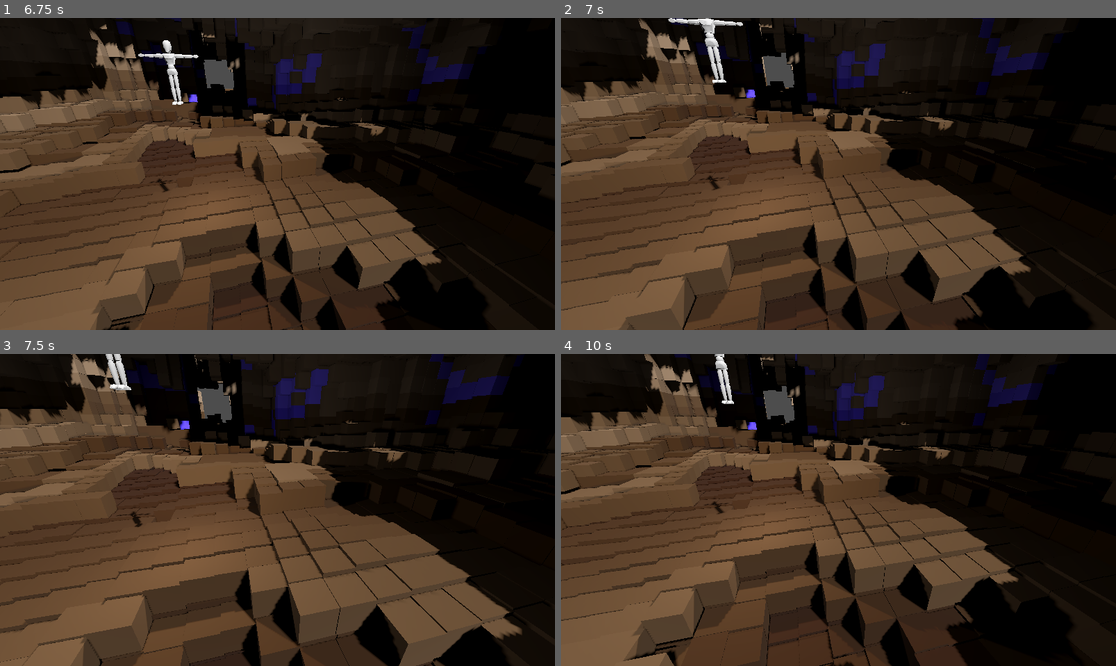
Above: before the commit, frames 1-4 (two rows, left to right).
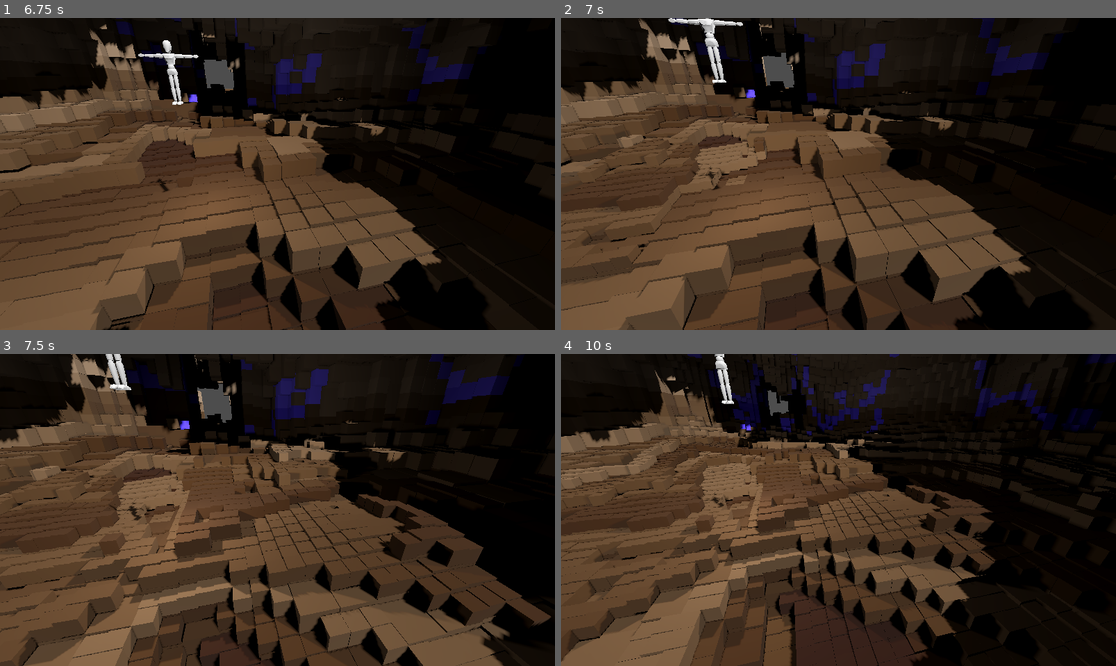
Above: after the commit, the same moments.

Repository: CodedNil/TestingVoxels
Game: Godot game, scene res://main_scene.tscn
Two runs of this game, one before a commit and one after it. Both use one fixed random seed, a clock stepped at 60 frames per second and the inputs below.
Inputs (mouse positions are in pixels of both pictures, inside the frame that each line leads up to):
- Up to frame 1 (6.75 s): tap Enter at 0.5 s; move the mouse to (399, 158) at 0.52 s; hold D 0.53-1.25 s; tap Q at 0.6, 3.6, 6.6 s; click (399, 158) at 0.67 s; drag from (166, 189) to (249, 236) at 1.27 s; tap Space at 2 s; move the mouse to (333, 105) at 2.02 s; hold D 2.03-2.75 s; tap Shift at 2.1, 5.1 s; drag from (249, 236) to (111, 127) at 2.77 s; move the mouse to (444, 220) at 3.52 s; hold A 3.53-4.25 s; drag from (111, 127) to (194, 96) at 4.27 s; move the mouse to (305, 174) at 5.02 s; hold S 5.03-5.75 s; click (305, 174) at 5.17 s; drag from (194, 96) to (166, 189) at 5.77 s; move the mouse to (399, 158) at 6.52 s; hold W from 6.53 s (still down)
- Up to frame 2 (7 s): keep holding W
- Up to frame 3 (7.5 s): release W at 7.25 s; drag from (166, 525) to (249, 572) at 7.27 s
- Up to frame 4 (10 s): tap Enter at 8 s; move the mouse to (894, 441) at 8.02 s; hold S 8.03-8.75 s; tap Shift at 8.1 s; drag from (810, 572) to (672, 463) at 8.77 s; move the mouse to (1005, 556) at 9.52 s; hold W from 9.53 s (still down); tap Q at 9.6 s; click (1005, 556) at 9.67 s

Frame 1 is identical in both runs. In frame 2, 2.8% of the frame differs, in the area x 0-38%, y 37-86%; in frame 3, 27%; in frame 4, 30%, in the area x 0-100%, y 0-100%.

Commit message:
Corridors much closer to usable

Diff:
--- a/voxel_gen.gd
+++ b/voxel_gen.gd
@@ -1,6 +1,6 @@
 extends Node3D
 
-const chunkSize: int = 16
+const chunkSize: float = 16.0
 const largestVoxelSize: float = 4.0
 const smallestVoxelSize: float = 0.25
 
@@ -47,7 +47,8 @@
 		# Get data for the room
 		# Get 2d room center position, pos2d snapped to nearest room spacing point
 		var roomPosition = Vector2(
-			round(pos2d.x / roomSpacing) * roomSpacing, round(pos2d.y / roomSpacing) * roomSpacing
+			round(pos2d.x / roomSpacing) * roomSpacing,
+			round(pos2d.y / roomSpacing) * roomSpacing
 		)
 		# Get room noise seed, based on room position
 		var roomSeed = roomPosition.x + roomPosition.y * 123
@@ -87,7 +88,22 @@
 		}
 
 	func get_data_3d(data2d, pos2d, pos3d):
-		var data3d_roomInside = get_data_3d_roomInside(data2d, pos2d, pos3d)
+		var roomHeight = 4 if pos3d.y < 0 else 2 + getNoise(0.1, 12345).get_noise_2dv(pos2d) * 0.5
+		var roomDist3d = Vector3(pos3d.x - data2d.roomPosition.x, pos3d.y * roomHeight, pos3d.z - data2d.roomPosition.y).length()
+		var roomInside3d = roomDist3d < data2d.roomSize
+
+		var corridorHeight = 4 if pos3d.y < 0 else 2 + getNoise(0.1, 12345).get_noise_2dv(pos2d) * 0.5
+		var corridorDist3d = Vector2(data2d.corridorDist, pos3d.y * corridorHeight / 2).length()
+		var corridorInside3d = corridorDist3d < data2d.corridorWidth
+
+		var inside3d = roomInside3d or corridorInside3d
+		return {
+			"roomDist3d": roomDist3d,
+			"inside3d": inside3d,
+		}
+
+	func get_data_3d_advanced(data2d, pos2d, pos3d):
+		var data3d = get_data_3d(data2d, pos2d, pos3d)
 
 		# Jitter the pos3d
 		var posJittered = Vector3(pos3d.x, pos3d.y, pos3d.z)
@@ -99,25 +115,9 @@
 
 		return {
 			"posJittered": posJittered,
-			"roomDist3d": data3d_roomInside.roomDist3d,
-			"inside3d": data3d_roomInside.inside3d,
+			"roomDist3d": data3d.roomDist3d,
+			"inside3d": data3d.inside3d,
 		}
-
-	func get_data_3d_roomInside(data2d, pos2d, pos3d):
-		var roomHeight = 4 if pos3d.y < 0 else 2 + getNoise(0.1, 12345).get_noise_2dv(pos2d) * 0.5
-		var roomDist3d = Vector3(pos3d.x - data2d.roomPosition.x, pos3d.y * roomHeight, pos3d.z - data2d.roomPosition.y).length()
-		var roomInside3d = roomDist3d < data2d.roomSize
-
-		var corridorHeight = 4 if pos3d.y < 0 else 2 + getNoise(0.1, 12345).get_noise_2dv(pos2d) * 0.5
-		var corridorDist3d = Vector2(data2d.corridorDist, pos3d.y * corridorHeight / 2).length()
-		var corridorInside3d = corridorDist3d < data2d.corridorWidth
-
-		var inside3d = roomInside3d or corridorInside3d
-		return {
-			"roomDist3d": roomDist3d,
-			"inside3d": inside3d,
-		}
-
 
 # Chunk class
 class Chunk:
@@ -199,9 +199,9 @@
 
 		# Add collision shape
 		# if size >= 0.5:
-		# var shape = CollisionShape3D.new()
-		# shape.shape = box
-		# mesh.add_child(shape)
+		# 	var shape = CollisionShape3D.new()
+		# 	shape.shape = box
+		# 	mesh.add_child(shape)
 
 		nCubes += 1
 
@@ -211,7 +211,7 @@
 		if voxelSize <= smallestVoxelSize:
 			var pos2d = Vector2(pos3d.x, pos3d.z)
 			var data2d = dataGen.get_data_2d(pos2d)
-			var data3d = dataGen.get_data_3d(data2d, pos2d, pos3d)
+			var data3d = dataGen.get_data_3d_advanced(data2d, pos2d, pos3d)
 			# If outside the room, render
 			if not data3d.inside3d:
 				renderVoxel(pos2d, pos3d, data2d, data3d, voxelSize)
@@ -227,7 +227,7 @@
 					var pos2d = Vector2(pos3d.x + x * voxelSize, pos3d.z + z * voxelSize)
 					var data2d = dataGen.get_data_2d(pos2d)
 					for y in [-0.5, 0.5]:
-						var data3d = dataGen.get_data_3d_roomInside(
+						var data3d = dataGen.get_data_3d(
 							data2d, pos2d, pos3d + Vector3(x, y, z) * voxelSize
 						)
 						if data3d.inside3d:
@@ -236,7 +236,7 @@
 			if nAirVoxels <= maxAirVoxels:
 				var pos2d = Vector2(pos3d.x, pos3d.z)
 				var data2d = dataGen.get_data_2d(pos2d)
-				var data3d = dataGen.get_data_3d(data2d, pos2d, pos3d)
+				var data3d = dataGen.get_data_3d_advanced(data2d, pos2d, pos3d)
 				renderVoxel(pos2d, pos3d, data2d, data3d, voxelSize)
 				return
 			# If fully air, skip
